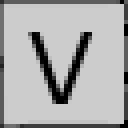
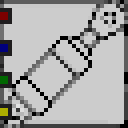
The second w=128, h=128 image is a revision of the first. Changes to its layers:
removed layer "V #1" over [28, 32, 96, 104]
renamed "Pasted Layer copy" to "ports r", moved it above "ports l", painted on it over [0, 0, 128, 128]
added layer "ports l" above "actuator.png" over [0, 8, 12, 120]
renamed "Pasted Layer" to "actuator.png", painted on it over [0, 0, 128, 128]
